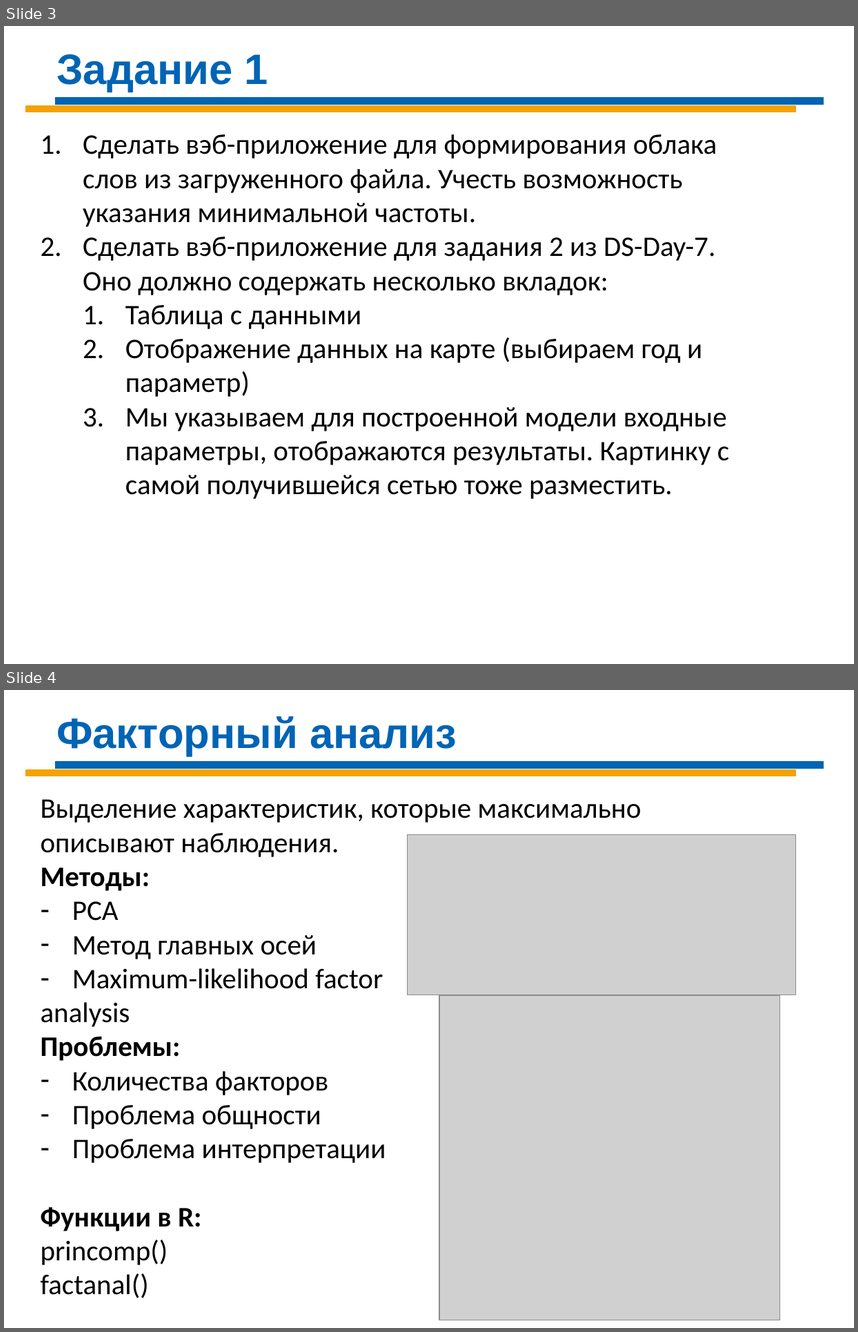
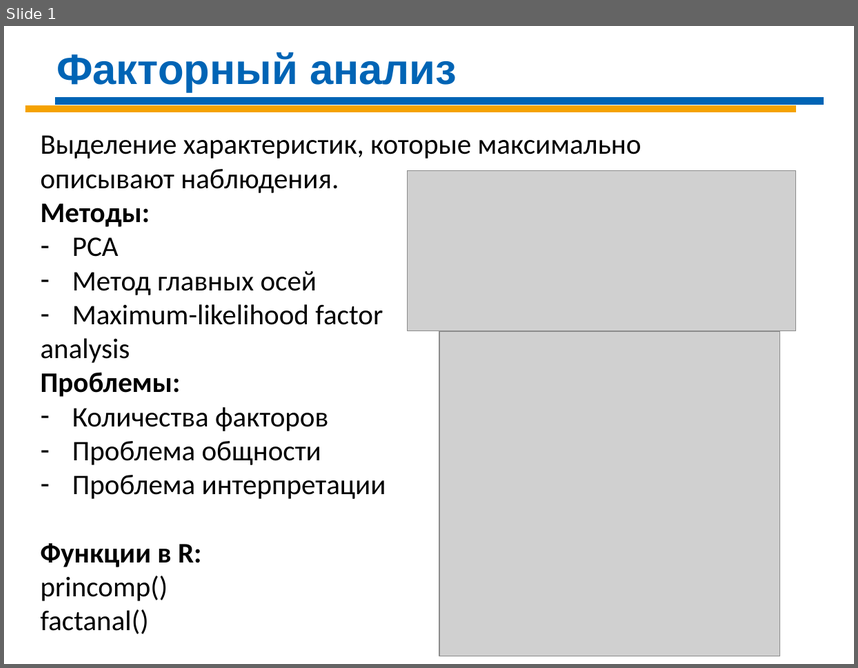
Before and after one commit to Demolis/Infopulse, a slide deck: Sat_Data_Science/DS-Day-13 R.pptx. Shown one above the other, each under a label of ours: slides 3 and 4 before the commit, slide 1 after it. The pictures are 858x1332 and 858x668 pixels, drawn with LibreOffice and Linux fonts; fonts in the diff are those of the drawing; grey boxes stand for pictures. Boxes give left, top, right and bottom in pixels: in the first picture for what was removed or moved away, otherwise in the second. Text is boxed around its words. In the diff, an @@ line names an element or a change of style, - is before the commit and + after.

```diff
--- a/Sat_Data_Science/DS-Day-13 R.pptx
+++ b/Sat_Data_Science/DS-Day-13 R.pptx
@@ slide 3 removed at (4,26,854,664), background #FFFFFF @@
@@ text removed at (56,54,268,92) @@
-Задание 1
@@ line removed from (55, 101) to (824, 101) @@
@@ line removed from (25, 109) to (796, 109) @@
@@ text removed at (83,134,729,499) @@
-1. Сделать вэб-приложение для формирования облака слов из загруженного файла. Учесть возможность указания минимальной частоты.
-2. Сделать вэб-приложение для задания 2 из DS-Day-7. Оно должно содержать несколько вкладок:
-  1. Таблица с данными
-  2. Отображение данных на карте (выбираем год и параметр)
-  3. Мы указываем для построенной модели входные параметры, отображаются результаты. Картинку с самой получившейся сетью тоже разместить.
@@ what was slide 4 is now slide 1 @@
```
Also in this commit, not shown: 2 other slides removed, 4 other files.
